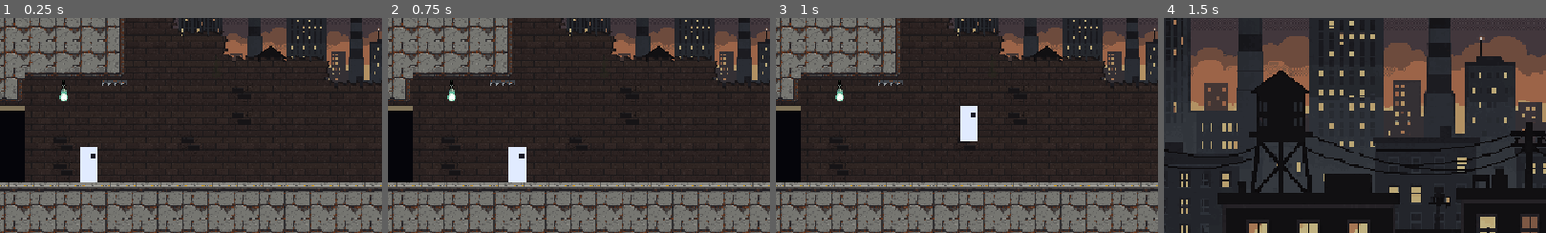
Above: before the commit, frames 1-4 (left to right).
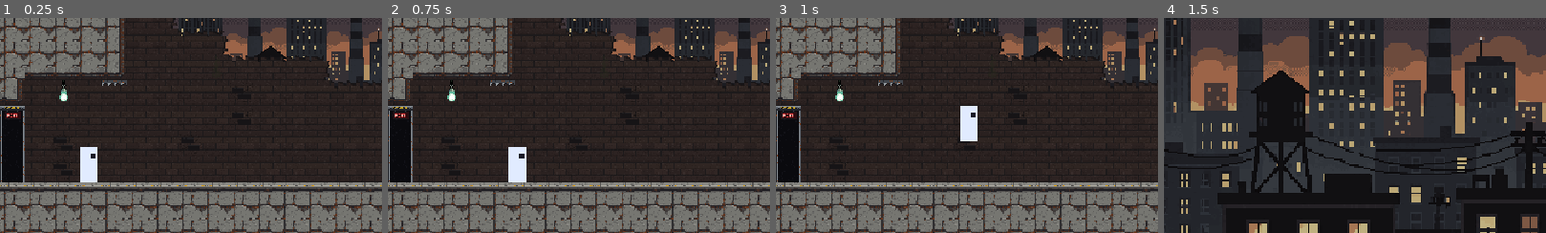
Above: after the commit, the same moments.

Repository: xipheon/hollowlike
Game: Godot game, scene res://scenes/aerie_room.tscn
Same seed, same stepped clock (60 frames per second), same inputs: the game is played once before the commit and once after it. This scene is started directly instead of the project's main scene.
Inputs (mouse positions are % of the whole screen's width and height, from its top left):
- Up to frame 1 (0.25 s): no input
- Up to frame 2 (0.75 s): tap Enter (ui_accept) at 0.5 s; move the mouse to (72, 45) at 0.52 s; hold D (move_right) from 0.53 s (still down); hold J (attack) from 0.53 s (still down); click (72, 45) at 0.67 s
- Up to frame 3 (1 s): keep holding D (move_right); keep holding J (attack); tap Space (jump) at 0.77 s
- Up to frame 4 (1.5 s): move the mouse to (30, 55) at 1.27 s; release D (move_right) at 1.28 s; release J (attack) at 1.28 s; hold S (move_down) from 1.28 s (still down); tap K (dash) at 1.35 s
The pictures show only the part of the screen within x 0-50%, y 50-100%; the shares and areas given below are measured in that part.

The runs differ from the first frame. In frame 1, 0.6% of the frame differs, in the area x 0-7%, y 40-77%; in frame 2, 0.6%; in frame 3, 0.6%; in frame 4, nothing differs.

Commit message:
Draw doors as dark doorways with an EXIT sign
tools/make_door_tiles.gd draws DOOR (a dark passage between steel jambs)
and DOOR TOP (adding a hazard-striped lintel and a glowing red EXIT
sign). RoomArt places them; main.gd no longer draws any placeholder
tiles.

Co-Authored-By: Claude Opus 5.5 <noreply@anthropic.com>

Diff:
--- a/scripts/main.gd
+++ b/scripts/main.gd
@@ -1,13 +1,11 @@
 extends Node2D
 ## Builds a room from LevelData (ASCII): tile art (RoomArt), collisions and
-## hazards, entities. Doors are still placeholders drawn here.
+## hazards, entities.
 
 const TILE := 32
 const LAYER_WORLD := 1
 const LAYER_PLATFORMS := 32
 const SPIKE_HEIGHT := 24.0   # damage area: the bottom of the tile, up to the spike tips
-const DOOR_COLOR := Color(0.02, 0.02, 0.04)
-const DOOR_FRAME_COLOR := Color(0.5, 0.45, 0.35)
 const ARENA_TRIGGER_INSET := 3   # tiles past a gate before the boss fight starts
 const INTRO_ZOOM := 2.2
 const INTRO_ZOOM_IN_TIME := 0.7
@@ -438,17 +436,3 @@
 	pickup.label = label
 	pickup.position = tile_origin + Vector2(TILE * 0.5, TILE * 0.5)
 	add_child(pickup)
-
-
-# ------------------------------------------------- Placeholder tile art ----
-
-# Everything else is tile art (RoomArt). Doors still aren't.
-func _draw() -> void:
-	for y in _h:
-		for x in _w:
-			var r := Rect2(x * TILE, y * TILE, TILE, TILE)
-			match _ch(x, y):
-				">":
-					draw_rect(r, DOOR_COLOR)
-					if _ch(x, y - 1) == "#":
-						draw_rect(Rect2(r.position, Vector2(TILE, 6)), DOOR_FRAME_COLOR)
--- a/scripts/room_art.gd
+++ b/scripts/room_art.gd
@@ -1,7 +1,7 @@
 class_name RoomArt
 extends RefCounted
 ## Builds a room's tile art from its ASCII rows: solid terrain, one-way
-## platforms, spikes, arena gates and acid on the
+## platforms, spikes, doors, arena gates and acid on the
 ## main tile sheet, the warehouse wall behind (with windows the skyline shows
 ## through), and the far skyline as a parallax layer. Art only: collisions and
 ## hazards stay in main.gd.
@@ -33,6 +33,8 @@
 const GATE := Vector2i(6, 4)       # shut: the shutter, repeating down the column
 const GATE_END := Vector2i(7, 4)   # shut: its bottom tile, with the teeth
 const GATE_UP := Vector2i(0, 6)    # raised: just the teeth under the lintel
+const DOOR := Vector2i(1, 6)
+const DOOR_TOP := Vector2i(2, 6)   # under solid ground: lintel and EXIT sign
 const ACID_FRAMES := 4
 const ACID_FRAME_TIME := 0.24
 
@@ -157,7 +159,7 @@
 func _make_foreground() -> TileMapLayer:
 	var layer := _layer(TILESET, 0)
 	layer.name = "Terrain"
-	for coords in _terrain_by_sides.values() + [PLAT_L, PLAT_MID, PLAT_R, PLAT_ONE] + SPIKES:
+	for coords in _terrain_by_sides.values() + [PLAT_L, PLAT_MID, PLAT_R, PLAT_ONE, DOOR, DOOR_TOP] + SPIKES:
 		_ensure_tile(layer, coords)
 	var last_spike := -1   # variant of the spike just to the left, so neighbours differ
 	for coords in [ACID_TOP, ACID_FILL]:
@@ -188,6 +190,8 @@
 						variant = (variant + 1) % SPIKES.size()
 					last_spike = variant
 					layer.set_cell(Vector2i(x, y), 0, SPIKES[variant])
+				">":
+					layer.set_cell(Vector2i(x, y), 0, DOOR_TOP if _ch(x, y - 1) == "#" else DOOR)
 	return layer
 
 
--- /dev/null
+++ b/tools/make_door_tiles.gd
@@ -0,0 +1,134 @@
+extends SceneTree
+## Draws the doorway tiles (DOOR and DOOR TOP on the tile sheet) and a
+## preview: an open, dark passage between steel jambs. DOOR TOP adds the
+## hazard-striped steel lintel (the 6 px frame in SHEETS.md) and a red EXIT
+## sign hanging under it. Run from the project folder:
+##   godot --headless --path . --script res://tools/make_door_tiles.gd
+
+const TILE := 32
+const SHEET_PATH := "res://art/tiles/tileset.png"
+const PREVIEW_PATH := "res://art/tiles/source/door_preview.png"
+const PREVIEW_SCALE := 4
+const DOOR := Vector2i(1, 6)
+const DOOR_TOP := Vector2i(2, 6)
+
+const JAMB := 3          # px of steel frame down each side
+const LINTEL := 6        # px of steel beam across the top of DOOR TOP
+const SIGN := Rect2i(7, 8, 18, 9)
+
+const DARK := Color8(10, 10, 14)
+const DARK_SPECK := Color8(18, 18, 24)
+const STEEL := [Color8(132, 138, 144), Color8(92, 98, 106), Color8(62, 66, 74), Color8(34, 36, 42)]
+const STRIPE_YELLOW := Color8(196, 160, 40)
+const STRIPE_BLACK := Color8(28, 26, 26)
+const RUST := Color8(122, 62, 30)
+const SIGN_BOX := Color8(52, 10, 14)
+const SIGN_EDGE := Color8(26, 26, 30)
+const SIGN_TEXT := Color8(255, 72, 72)
+const SIGN_TEXT_CORE := Color8(255, 170, 160)
+const GLOW := Color8(40, 14, 18)
+
+# 3x5 letters; I is a single column.
+const LETTERS := {
+	"E": ["111", "100", "110", "100", "111"],
+	"X": ["101", "101", "010", "101", "101"],
+	"I": ["1", "1", "1", "1", "1"],
+	"T": ["111", "010", "010", "010", "010"],
+}
+
+
+func _init() -> void:
+	var door := _doorway(false)
+	var top := _doorway(true)
+	var sheet := Image.load_from_file(ProjectSettings.globalize_path(SHEET_PATH))
+	sheet.convert(Image.FORMAT_RGBA8)
+	for pair in [[door, DOOR], [top, DOOR_TOP]]:
+		var at: Vector2i = pair[1] * TILE
+		sheet.fill_rect(Rect2i(at, Vector2i(TILE, TILE)), Color(0, 0, 0, 0))
+		sheet.blit_rect(pair[0], Rect2i(0, 0, TILE, TILE), at)
+	sheet.save_png(ProjectSettings.globalize_path(SHEET_PATH))
+	_save_preview(door, top)
+	print("Wrote door tiles to %s and preview to %s" % [SHEET_PATH, PREVIEW_PATH])
+	quit()
+
+
+func _noise(x: int, y: int, salt: int) -> float:
+	return float(absi(hash(Vector3i(x, y, salt))) % 1000) / 1000.0
+
+
+func _doorway(is_top: bool) -> Image:
+	var img := Image.create(TILE, TILE, false, Image.FORMAT_RGBA8)
+	for y in TILE:
+		for x in TILE:
+			var c := DARK_SPECK if _noise(x, y, 1) < 0.06 else DARK
+			if x < JAMB or x >= TILE - JAMB:
+				# Jambs: light edge facing into the doorway, dark outer edge.
+				var k := x if x < JAMB else TILE - 1 - x
+				c = [STEEL[3], STEEL[1], STEEL[0]][k]
+				if _noise(x, y, 2) < 0.07:
+					c = RUST
+			img.set_pixel(x, y, c)
+	if is_top:
+		_lintel(img)
+		_exit_sign(img)
+	return img
+
+
+## A steel beam with chipped hazard stripes and a rivet at each end.
+func _lintel(img: Image) -> void:
+	for y in LINTEL:
+		for x in TILE:
+			var c: Color
+			if y == 0:
+				c = STEEL[0]
+			elif y == LINTEL - 1:
+				c = STEEL[3]
+			elif x >= 6 and x < TILE - 6 and _noise(x, y, 3) > 0.15:
+				c = STRIPE_YELLOW if posmod(x + y, 6) < 3 else STRIPE_BLACK
+			else:
+				c = STEEL[1]
+			if y in [2, 3] and x in [3, 28]:
+				c = STEEL[0] if y == 2 else STEEL[3]
+			img.set_pixel(x, y, c)
+
+
+## A boxed EXIT sign on two short hangers, with a faint red glow around it.
+func _exit_sign(img: Image) -> void:
+	var glow := SIGN.grow(1)
+	for y in range(glow.position.y, glow.end.y):
+		for x in range(glow.position.x, glow.end.x):
+			if img.get_pixel(x, y) == DARK or img.get_pixel(x, y) == DARK_SPECK:
+				img.set_pixel(x, y, GLOW)
+	for hx in [SIGN.position.x + 2, SIGN.end.x - 3]:
+		for y in range(LINTEL, SIGN.position.y):
+			img.set_pixel(hx, y, STEEL[2])
+	for y in range(SIGN.position.y, SIGN.end.y):
+		for x in range(SIGN.position.x, SIGN.end.x):
+			var edge := x == SIGN.position.x or x == SIGN.end.x - 1 or y == SIGN.position.y or y == SIGN.end.y - 1
+			img.set_pixel(x, y, SIGN_EDGE if edge else SIGN_BOX)
+	var word := "EXIT"
+	var width := 0
+	for ch in word:
+		width += LETTERS[ch][0].length() + 1
+	width -= 1
+	var lx := SIGN.position.x + (SIGN.size.x - width) / 2
+	var ly := SIGN.position.y + 2
+	for ch in word:
+		var rows: Array = LETTERS[ch]
+		for ry in rows.size():
+			for rx in rows[ry].length():
+				if rows[ry][rx] == "1":
+					img.set_pixel(lx + rx, ly + ry, SIGN_TEXT_CORE if ry == 2 else SIGN_TEXT)
+		lx += rows[0].length() + 1
+
+
+## A three-tile doorway (DOOR TOP over two DOORs) set into terrain-grey wall.
+func _save_preview(door: Image, top: Image) -> void:
+	var img := Image.create(TILE * 3, TILE * 4, false, Image.FORMAT_RGBA8)
+	img.fill(Color8(40, 33, 32))
+	img.fill_rect(Rect2i(TILE, 0, TILE, TILE), Color8(120, 120, 124))
+	img.blend_rect(top, Rect2i(0, 0, TILE, TILE), Vector2i(TILE, TILE))
+	img.blend_rect(door, Rect2i(0, 0, TILE, TILE), Vector2i(TILE, TILE * 2))
+	img.blend_rect(door, Rect2i(0, 0, TILE, TILE), Vector2i(TILE, TILE * 3))
+	img.resize(img.get_width() * PREVIEW_SCALE, img.get_height() * PREVIEW_SCALE, Image.INTERPOLATE_NEAREST)
+	img.save_png(ProjectSettings.globalize_path(PREVIEW_PATH))
Binary file added: art/tiles/source/door_preview.png
Binary file changed: art/tiles/tileset.png
Not shown, added: tools/make_door_tiles.gd.uid
